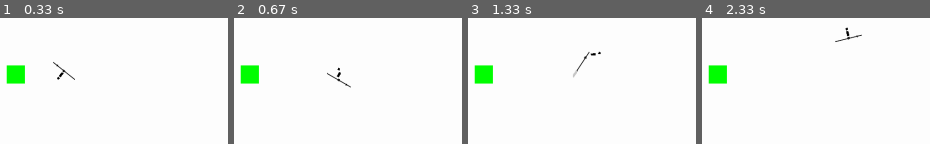
Above: before the commit, frames 1-4 (left to right).
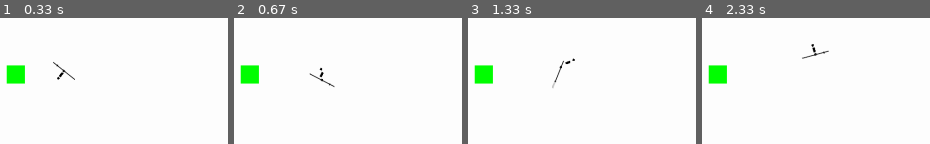
Above: after the commit, the same moments.

Repository: LeBoku/tds
Game: pygame game, started from src/tds.py
Two runs of this game, one before a commit and one after it. Both use one fixed random seed, a clock stepped at 60 frames per second and the inputs below.
Inputs (mouse positions are in pixels of both pictures, inside the frame that each line leads up to):
- Up to frame 1 (0.33 s): no input
- Up to frame 2 (0.67 s): hold D from 0.33 s (still down); move the mouse to (outside the picture) at 0.37 s
- Up to frame 3 (1.33 s): release D at 0.8 s; click (outside the picture) at 0.88 s; hold W from 1.17 s (still down); click (536, 141) at 1.25 s
- Up to frame 4 (2.33 s): release W at 1.47 s; hold D 1.5-1.97 s; click (708, 64) at 1.58 s; hold A from 2 s (still down); click (outside the picture) at 2.08 s

Frame 1 is identical in both runs. In frame 2, 0.5% of the frame differs, in the area x 32-52%, y 38-56%; in frame 3, 0.5%; in frame 4, 0.6%, in the area x 43-71%, y 7-33%.

Commit message:
introduced sprint/walk toggle with shift

Diff:
--- a/src/map/characters/playerController.py
+++ b/src/map/characters/playerController.py
@@ -20,9 +20,13 @@
 class PlayerController(CharacterController):
 	def __init__(self, map):
 		super().__init__(map)
-		self.speed = 5
+		self.baseSpeed = 3
+		self.runningSpeedModificator = 2
+
 		self.eventHandler = EventHandler.get()
 		self.weapon = None
+
+		self.dodgeDistance = 100
 
 		self.isStopingMovementAnimation = False
 
@@ -54,9 +58,14 @@
 		movement = self.getMovementVector()
 
 		if movement.length():
+			if self.eventHandler.isKeyDown(pygame.locals.K_LSHIFT):
+				speed = self.baseSpeed * self.runningSpeedModificator
+			else:
+				speed = self.baseSpeed
+
 			self.startMoveAnimation()
 
-			movement.scale_to_length(self.speed)
+			movement.scale_to_length(speed)
 			oldCord = Vector2(self.coord)
 			self.coord += movement
 
@@ -118,6 +127,7 @@
 	def registerEvents(self):
 		super().registerEvents()
 		self.registerCombat()
+		self.registerDodging()
 
 	def registerCombat(self):
 		qWindow = 20
@@ -135,6 +145,15 @@
 				move = self.moveSetController.getMove(self.getAttack())
 				move.listenForEnd(lambda: move.start())
 
+	def registerDodging(self):
+		pass
+		# @EventListener(pygame.locals.KEYUP, key=pygame.locals.K_LSHIFT)
+		# def dodge(event):
+		# 	movement = self.getMovementVector()
+		#
+		# 	movement.scale_to_length(15)
+		# 	self.coord += movement
+
 	def setUpSubEntities(self):
 		self.moveSetController.registerMove(MoveTypes.walk, moveSets.character.walk())
 
